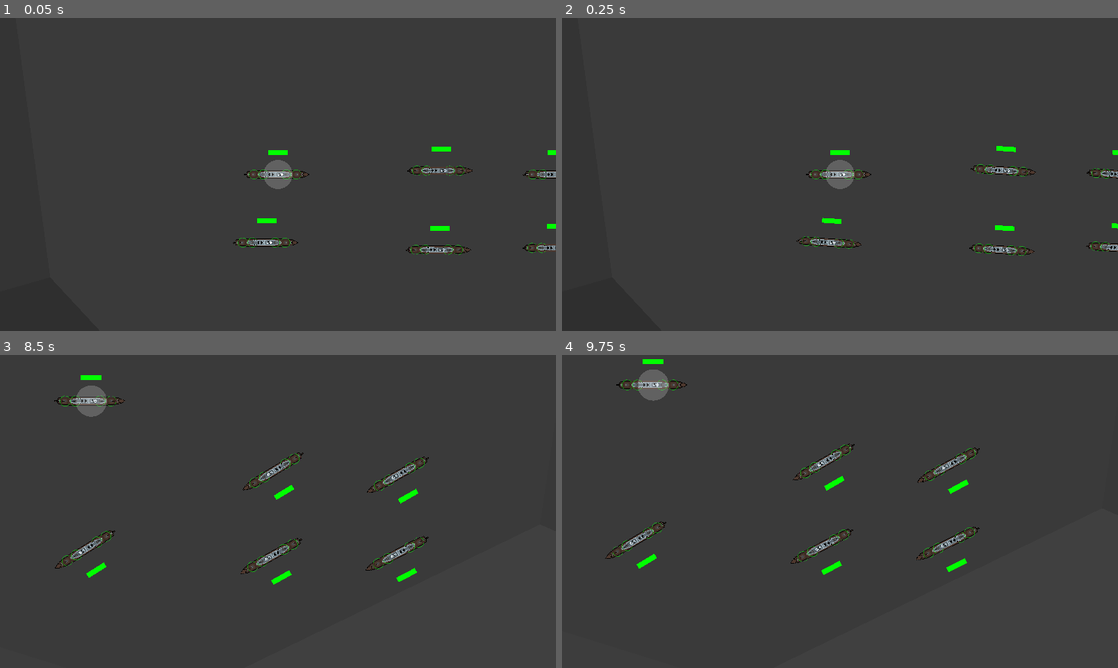
Above: before the commit, frames 1-4 (two rows, left to right).
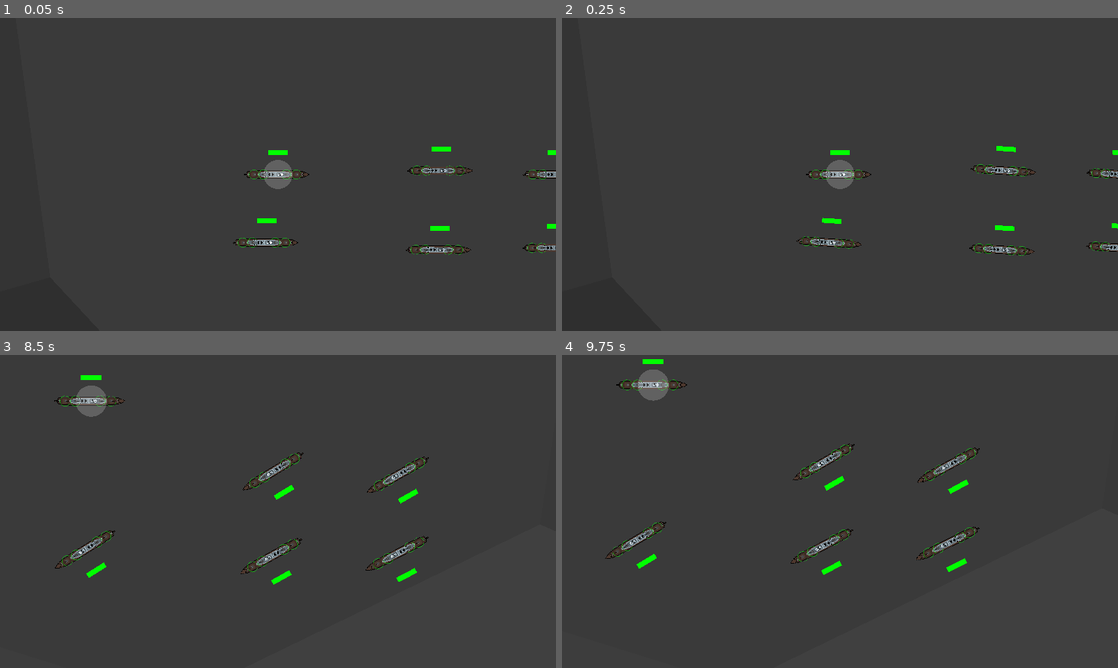
Above: after the commit, the same moments.

Repository: ObfuscatedOwl/bote-game
Game: Godot game, scene res://scenes/testScene.tscn
Two runs of this game, one before a commit and one after it. Both use one fixed random seed, a clock stepped at 60 frames per second and the inputs below.
Inputs (mouse positions are in pixels of both pictures, inside the frame that each line leads up to):
- Up to frame 1 (0.05 s): no input
- Up to frame 2 (0.25 s): no input
- Up to frame 3 (8.5 s): tap Enter (runRotor) at 0.5 s; move the mouse to (400, 495) at 0.52 s; hold Right (ui_right) 0.53-1.25 s; tap A (A) at 0.6, 2.3, 6.8 s; click (400, 495) at 0.67 s; tap D (D) at 0.8, 3.6, 5.3 s; drag from (166, 527) to (289, 511) at 1.27 s; move the mouse to (333, 442) at 2.02 s; hold Right (ui_right) 2.03-2.75 s; tap S (S) at 2.1, 3.8, 8.3 s; drag from (250, 574) to (127, 605) at 2.77 s; move the mouse to (444, 558) at 3.52 s; hold Left (ui_left) 3.53-4.25 s; drag from (111, 464) to (122, 617) at 4.27 s; move the mouse to (305, 511) at 5.02 s; hold Down (ui_down) 5.03-5.75 s; tap W (W) at 5.1 s; click (305, 511) at 5.17 s; drag from (194, 433) to (411, 467) at 5.77 s; move the mouse to (400, 495) at 6.52 s; hold Up (ui_up) 6.53-7.25 s; hold L (lineOrder) 6.53-7.25 s; drag from (166, 527) to (400, 642) at 7.27 s; move the mouse to (333, 442) at 8.02 s; hold Down (ui_down) from 8.03 s (still down); tap . (zoom_in) at 8.1 s
- Up to frame 4 (9.75 s): release Down (ui_down) at 8.75 s; drag from (812, 574) to (673, 464) at 8.77 s; move the mouse to (1006, 558) at 9.52 s; hold Up (ui_up) from 9.53 s (still down); tap A (A) at 9.6 s; click (1006, 558) at 9.67 s

The runs differ from the first frame. In frame 1, less than 0.1% of the frame differs, in the area x 43-98%, y 48-75%; in frame 2, less than 0.1%; in frame 3, less than 0.1%, in the area x 11-76%, y 14-63%; in frame 4, less than 0.1%.

Commit message:
Major Turret Changes
Updated to consider verticality of bullet motion

Diff:
--- a/bote game/scenes/turret.tscn
+++ b/bote game/scenes/turret.tscn
@@ -69,6 +69,7 @@
 [node name="turret" type="Node2D"]
 script = ExtResource("1_g1rrf")
 maxRotation = 2.5
+startElevation = 0.524
 metadata/_edit_horizontal_guides_ = []
 
 [node name="Sprite2D" type="Sprite2D" parent="."]
--- a/bote game/scripts/turret/turret.gd
+++ b/bote game/scripts/turret/turret.gd
@@ -3,74 +3,91 @@
 const bullet = preload("res://scenes/bullet.tscn")
 var bulletNode
 
-const g = 10
+const g = -10
 const muzzleSpeed = 100
 var reloadFull = 4
 var reloading = 20
 
 const adjustmentIterations = 10
+
 var targeting = false
-var target: Node2D
-var relTargetPos
+var target: Vector2
 
+var relTargetVel: Vector2
+var relTargetPos: Vector2
 var adjustedTarget = Vector2.ZERO
 
 const turretTurnSpeed = 0.8
+@export var maxRotation: float
+@export var startRotation: float
 var goalRotation = 0
-@export var maxRotation : float
-@export var startRotation: float
+
+const turretElevationSpeed = 0.4
+@export var startElevation: float
+var goalElevation = startElevation
+var currentElevation = startElevation
+
 
 func _ready():
 	startRotation = rotation
 
 func _process(delta):
-	#globalTarget += relativeTargetVelocity * delta
+	if targeting:
+		adjustedTarget = adjustAim()
 
-	if targeting:
-		adjustAim()
+	if adjustedTarget != null:
+		goalRotation = adjustedTarget.angle()
+		goalElevation = findElevation(adjustedTarget.length())
+	else:
+		goalRotation = startRotation
 
-	if adjustedTarget:
-		goalRotation = adjustedTarget.angle()
-	else:
-		# Return to default position
-		goalRotation = startRotation
+	# Clamps rotation speed against maxDTurn & rotation against maxRotation
 	var maxDTurn = delta * turretTurnSpeed
 	rotation = clamp(rotation - maxDTurn, goalRotation, rotation + maxDTurn)
 	rotation = clamp(startRotation - maxRotation, rotation, startRotation + maxRotation)
 
+	# Identical, but with elevation instead (startElevation is the centre between 0 elevation & maxElevation) - DOES NOT CONSIDER FIRING OVER OBSTRUCTIONS
+	var maxDElevation = delta * turretElevationSpeed
+	rotation = clamp(currentElevation - maxDElevation, goalElevation, currentElevation + maxDTurn)
+	rotation = clamp(0, currentElevation, startElevation * 2)
+
 	if (reloading < reloadFull):
 		reloading += delta
 	else:
-		if rotation == goalRotation and adjustedTarget:
+		if (rotation == goalRotation and currentElevation == goalElevation and adjustedTarget != null):
 			reloading = 0
 			fire()
 
 func adjustAim():
-	""" Not sure how this is useful (anymore)
-	var trans = get_global_transform()
-	var transInv = trans.affine_inverse()
-	var rotInv = Transform2D(-trans.get_rotation(), Vector2.ZERO)
-	"""
-
-	#This code creates problems if we want to target a position rather than another node
-	#Thus, I have created a branch to refactor this code with that in mind...
-
-	relTargetPos = target.getPosition() - position #transInv *target.getPosition() [AND THESE COMMENTS]:
-	var relTargetVel = target.getVelocity() #rotInv * target.getVelocity() [HERE TOO]
+	relTargetPos = target
 	var movedTarget = relTargetPos
 
 	for adjustment in range(adjustmentIterations):
-		movedTarget = relTargetPos + relTargetVel * timeToStrike(movedTarget.length())
-	if not inRange(movedTarget.length()):
-		movedTarget = null
+		var adjustedTimeToStrike = timeToStrike(movedTarget.length())
+		if (adjustedTimeToStrike != null):
+			movedTarget = relTargetPos + relTargetVel * timeToStrike(movedTarget.length())
+		else:
+			movedTarget = null
+			break
 
-	adjustedTarget = movedTarget
+	return movedTarget if (movedTarget != null) else relTargetPos
 
-func timeToStrike(x):
-	return x / (cos(asin((g * x) / pow(muzzleSpeed, 2)) / 2) * muzzleSpeed)
+func timeToStrike(range):
+	var requiredElevation = findElevation(range)
+	if (requiredElevation != null):
+		return range / (muzzleSpeed * cos(requiredElevation))
+	return null
 
-func inRange(x):
-	return (g * x) / pow(muzzleSpeed, 2) < 1
+func findElevation(range):
+	var m2Parameter = g/2 * pow(range/muzzleSpeed, 2)
+
+	# Check within range
+	var b24ac = pow(range, 2) - 4 * pow(m2Parameter, 2)
+	if (b24ac < 0):
+		return null
+
+	# Elevation required by the turret to strike the target
+	return atan(-(range + sqrt(b24ac)) / (2 * m2Parameter))
 
 func fire():
 	$"Smoke".emitting = true
@@ -79,4 +96,4 @@
 	if bulletNode != null:
 		bulletNode.add_child(newBullet)
 	newBullet.position = position
-	newBullet.velocity = Vector2.from_angle(rotation) * muzzleSpeed
+	newBullet.velocity = Vector2.from_angle(rotation) * muzzleSpeed * cos(currentElevation)
